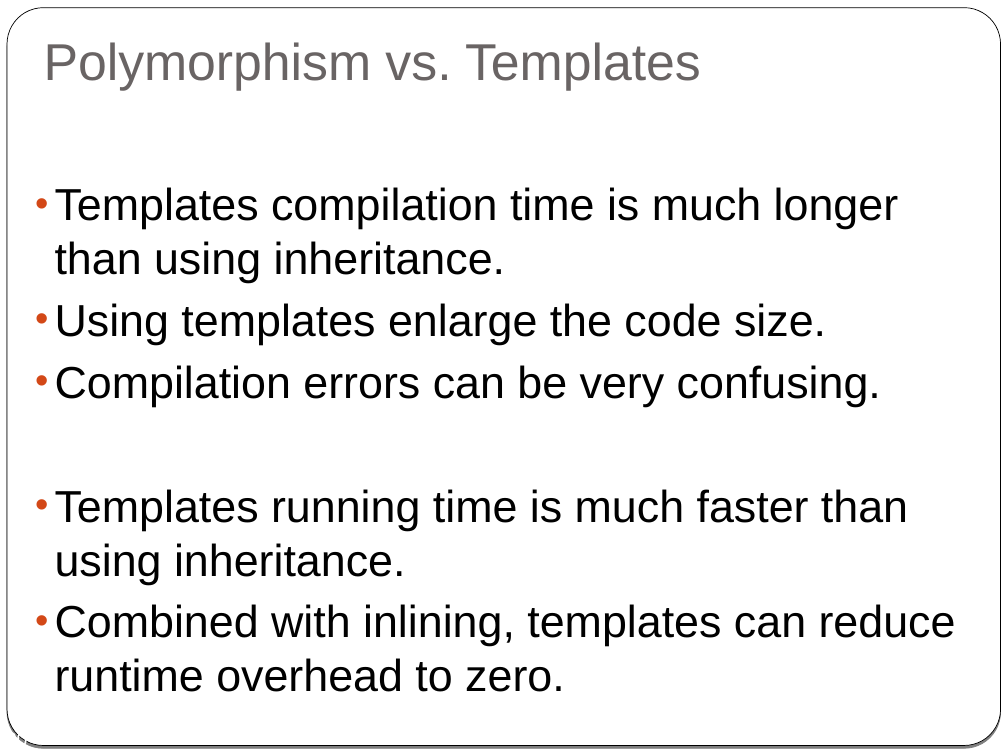
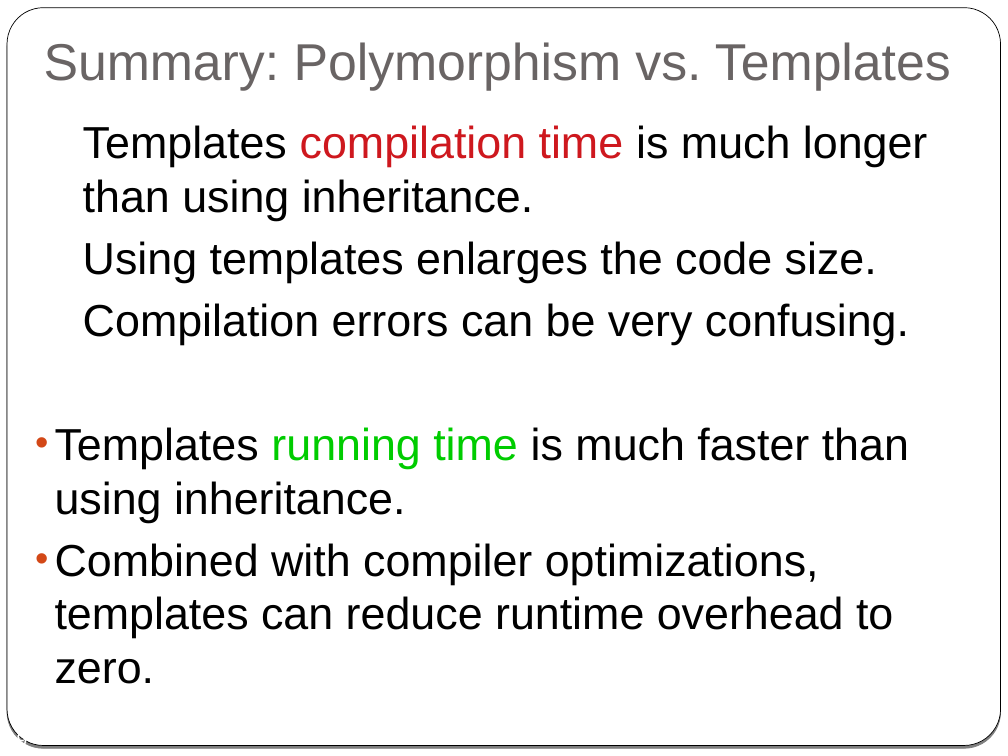
Before and after one commit to cpp-at-ariel/cpp-5779, a slide deck: slide 19 of 09-specializations-metaprogramming/slides.odp (slide 20 before the commit). Drawn at 1008x756 pixels with LibreOffice and Linux fonts; fonts in the diff are those of the drawing. Boxes give left, top, right and bottom in pixels: in the first picture for what was removed or moved away, otherwise in the second. Text is boxed around its words. In the diff, an @@ line names an element or a change of style, - is before the commit and + after.

```diff
--- a/09-specializations-metaprogramming/slides.odp
+++ b/09-specializations-metaprogramming/slides.odp
@@ title at (44,42,951,91): text changed @@
-Polymorphism vs. Templates
+Summary: Polymorphism vs. Templates
@@ text at (55,125,928,523): text colour #000000 to #CE181E in "compilation time"; text colour #000000 to #00CC00 in "running time"; bullet • to ●; bullet colour #D34817 to #FFFFFF @@
@@ text at (83,241,877,283): text changed @@
-• Using templates enlarge the code size.
+● Using templates enlarges the code size.
@@ text at (55,543,893,684): text changed @@
-• Combined with inlining, templates can reduce runtime overhead to zero.
+• Combined with compiler optimizations, templates can reduce runtime overhead to zero.
@@ page number at (6,731,28,745): text changed @@
-20
+19
```
Also in this commit, not shown: 2 other slides changed, 1 slide added, 3 slides removed, 4 other files.
